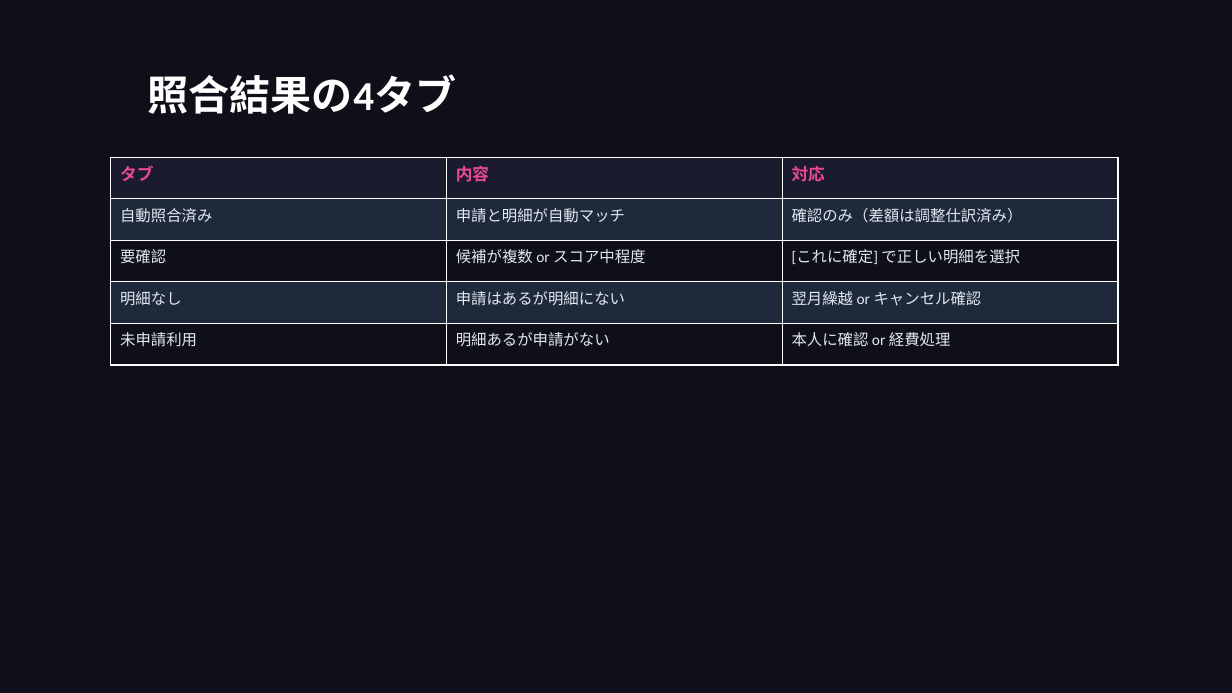
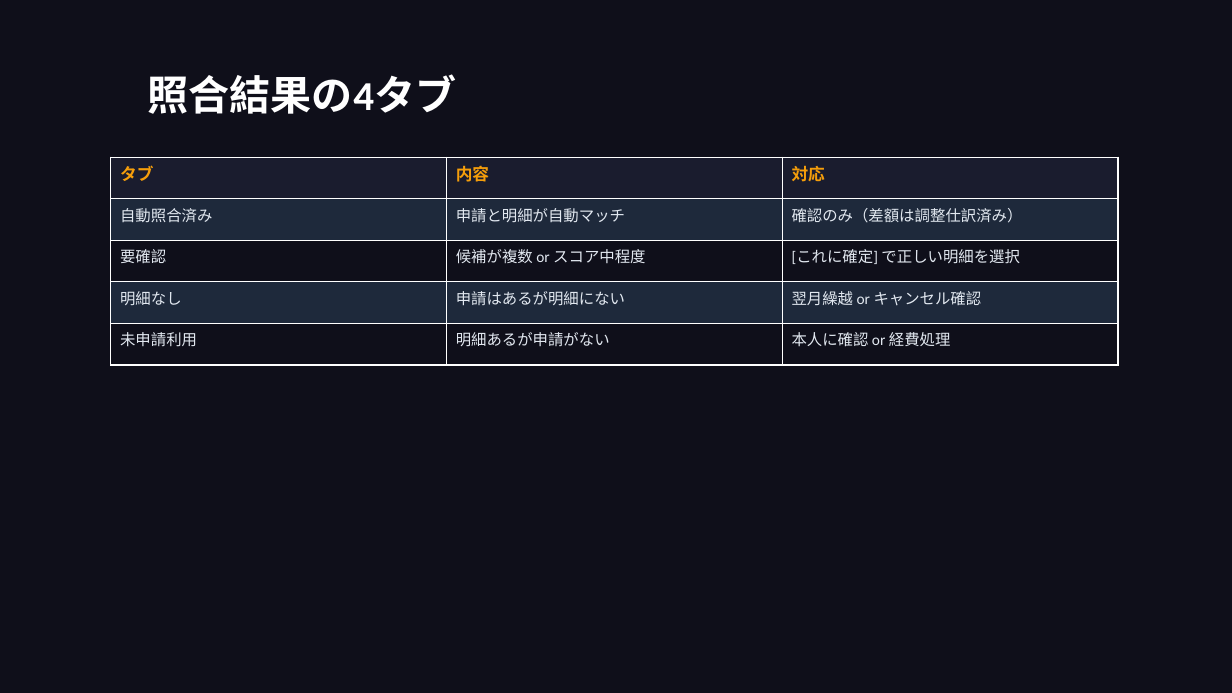
Before and after one commit to takeshiizawa123/next-procurement-poc, a slide deck: slide 28 of docs/user-manual.pptx (slide 27 before the commit). Drawn at 1232x693 pixels with LibreOffice and Linux fonts; fonts in the diff are those of the drawing. Boxes give left, top, right and bottom in pixels: in the first picture for what was removed or moved away, otherwise in the second. Text is boxed around its words. In the diff, an @@ line names an element or a change of style, - is before the commit and + after.

```diff
--- a/docs/user-manual.pptx
+++ b/docs/user-manual.pptx
@@ table at box(111, 157, 1117, 365) @@
@@ text colour #EC4899 to #F59E0B in "タブ", "内容", "対応" @@
```
Also in this commit, not shown: 22 other slides changed, 7 slides added, 10 slides removed, 1 other file.
